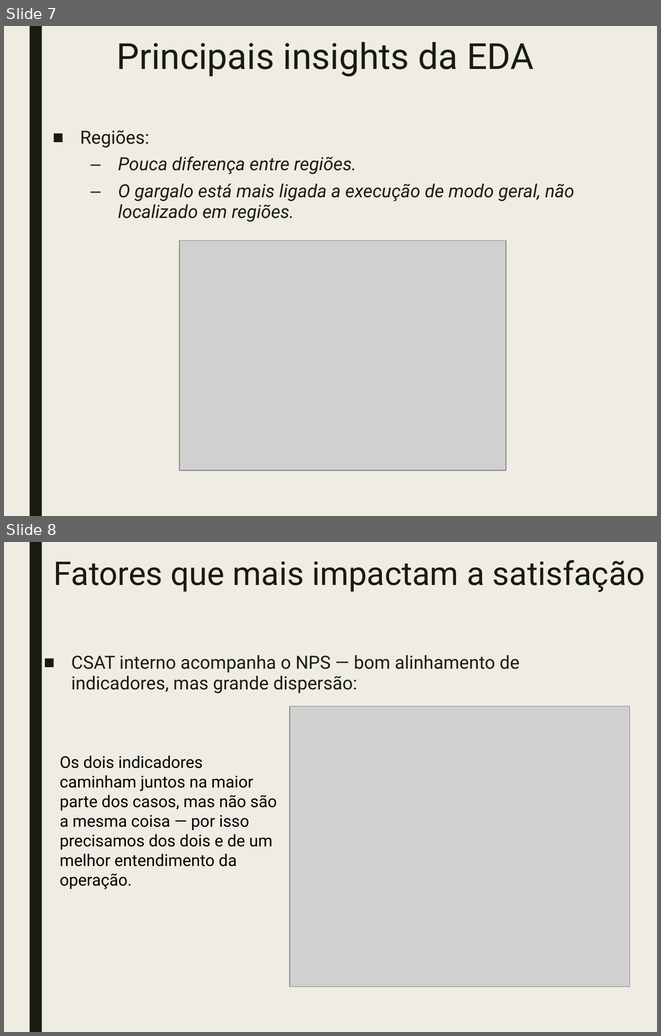
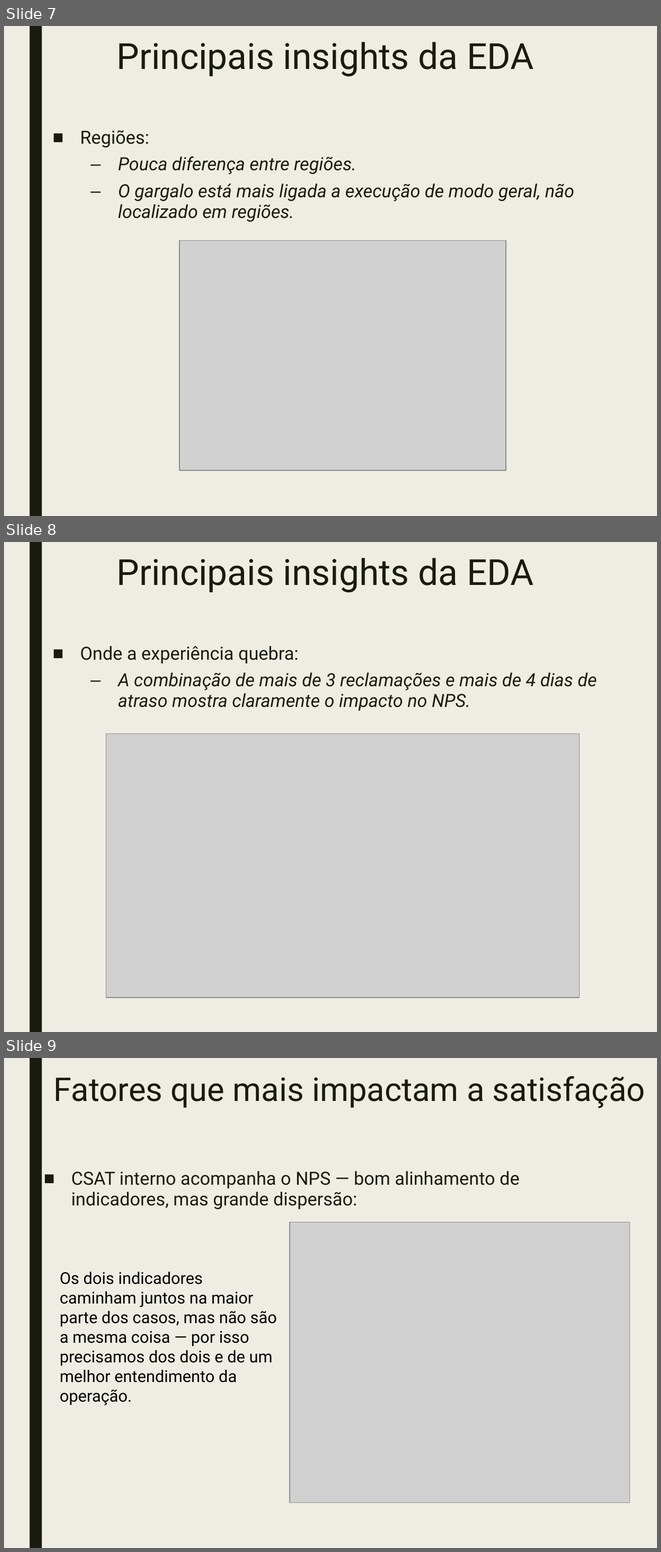
Before and after one commit to nassereq/fiap-nps-preditivo-fase1, a slide deck: reports/Apresentacao_NPS_Fase1.pptx. Shown one above the other, each under a label of ours: slides 7 and 8 before the commit, slides 7, 8 and 9 after it. The pictures are 661x1036 and 661x1552 pixels, drawn with LibreOffice and Linux fonts; fonts in the diff are those of the drawing; grey boxes stand for pictures. Boxes give left, top, right and bottom in pixels: in the first picture for what was removed or moved away, otherwise in the second. Text is boxed around its words. In the diff, an @@ line names an element or a change of style, - is before the commit and + after.

```diff
--- a/reports/Apresentacao_NPS_Fase1.pptx
+++ b/reports/Apresentacao_NPS_Fase1.pptx
@@ slide 8 added at (4,542,657,1032), background #EFEDE3; not listed: 1 template element that a slide beside it also shows @@
@@ title added at (117,558,533,592), 39.6 pt, text #191B0E @@
+Principais insights da EDA
@@ text added at (80,646,597,711), 20 pt, text #191B0E, italic @@
+■ Onde a experiência quebra:
+  – A combinação de mais de 3 reclamações e mais de 4 dias de atraso mostra claramente o impacto no NPS.
@@ picture added at (106,734,579,998) @@
@@ what was slide 8 is now slide 9 @@
```
Also in this commit, not shown: 1 slide changed, 1 other slide added, 2 other files.
